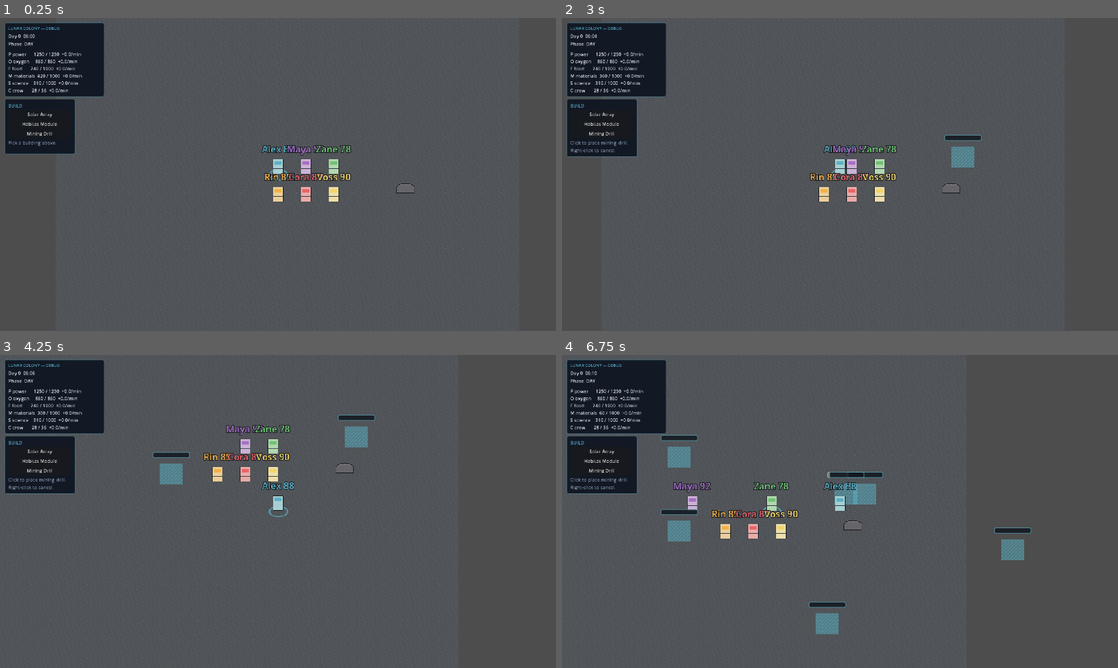
Above: before the commit, frames 1-4 (two rows, left to right).
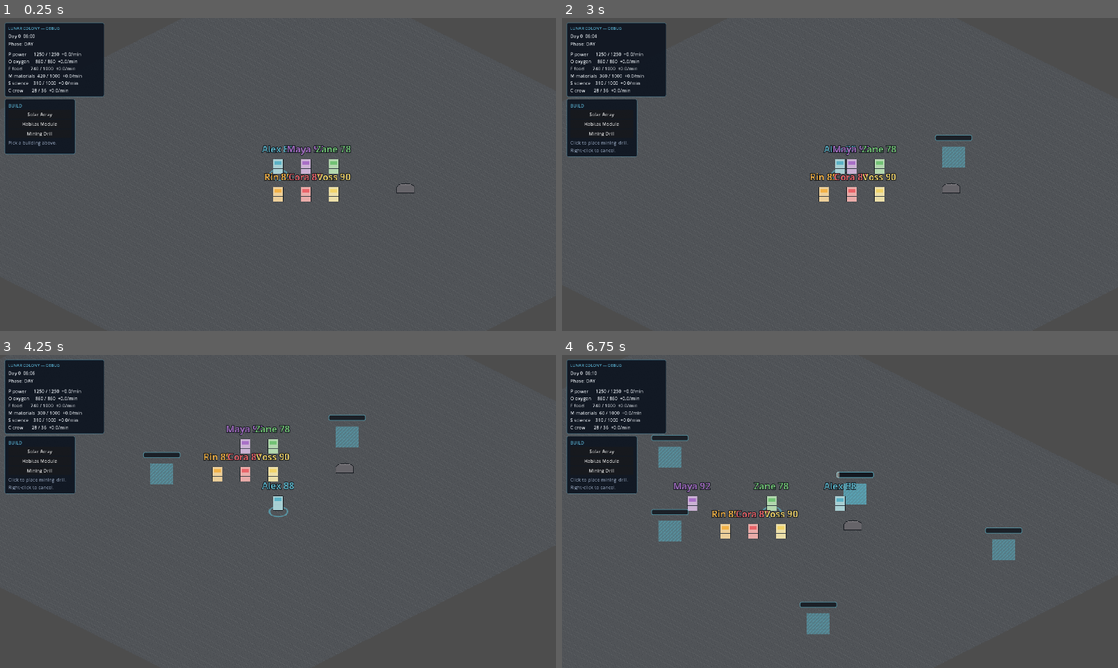
Above: after the commit, the same moments.

Repository: veyyz/mission-dashboard
Game: Godot game, scene res://scenes/world/Ground.tscn
Two runs of this game, one before a commit and one after it. Both use one fixed random seed, a clock stepped at 60 frames per second and the inputs below.
Inputs (mouse positions are in pixels of both pictures, inside the frame that each line leads up to):
- Up to frame 1 (0.25 s): no input
- Up to frame 2 (3 s): click "Solar Array" at 0.5 s; click "Habitat Module" at 1.25 s; click "Mining Drill" at 2 s; tap Enter at 2.75 s; move the mouse to (962, 158) at 2.77 s; hold D (move_right) from 2.78 s (still down); tap G (collect_sample) at 2.85 s; click (962, 158) at 2.92 s
- Up to frame 3 (4.25 s): tap Enter at 3.5 s; move the mouse to (166, 527) at 3.52 s; release D (move_right) at 3.53 s; hold S (move_down) from 3.53 s (still down); tap F (deploy_probe) at 3.6 s; click (166, 527) at 3.67 s
- Up to frame 4 (6.75 s): tap Enter every 0.75 s from 4.25 to 6.5 s; move the mouse to (895, 442) at 4.27 s; release S (move_down) at 4.28 s; hold D (move_right) 4.28-5.03 s; tap R (scan) at 4.35 s; click (895, 442) at 4.42 s; move the mouse to (812, 574) at 5.02 s; hold W (move_up) 5.03-5.78 s; tap 1 (select_crew_1) at 5.1 s; click (812, 574) at 5.17 s; move the mouse to (1006, 558) at 5.77 s; hold A (move_left) from 5.78 s (still down); tap 2 (select_crew_2) at 5.85 s; click (1006, 558) at 5.92 s; move the mouse to (673, 464) at 6.52 s; tap 3 (select_crew_3) at 6.6 s; click (673, 464) at 6.67 s

The runs differ from the first frame. In frame 1, 0.2% of the frame differs, in the area x 0-100%, y 0-100%; in frame 2, 0.5%; in frame 3, 0.9%; in frame 4, 1.9%.

Commit message:
phase 5.5: migrate world tilemap to true isometric per spec §6
- ground.gd builds iso TileSet at runtime: tile_shape=ISOMETRIC, tile_layout=DIAMOND_DOWN, tile_size=(64,32). Generates a 64x32 diamond placeholder texture with sparse speckle; transparent outside the diamond.
- TileData.texture_origin = (0, -16) per pixellab godot/isometric-tiles doc, so adjacent diamonds tessellate without seams.
- Painted cell range (-12..12)x(-12..12) renders as a diamond patch on screen (was a square 25x25 with the old top-down tiles).
- Ground.tscn TileMapLayer now has y_sort_enabled=true so multi-cell buildings/crew sort against the iso grid.
- BuildPlacementController._snap rewritten to use TileMapLayer.local_to_map / map_to_local for iso-aware cell snapping. _world_to_cell helper added for grid_pos in EventBus.building_placed signals.
- All four phase tests (2/3/4/5) regression-pass after the conversion.

Diff:
--- a/godot/art_queue.json
+++ b/godot/art_queue.json
@@ -14,16 +14,17 @@
     "round_3_size64_chibi":             { "_note": "deleted mid-flight (md updated to size=128)." },
     "round_4_size128_chibi_athletic":   { "_note": "rejected — fitness-model body language. Deleted." },
     "round_5_size128_stylized_anime":   { "_note": "rejected — portrait-like results. Deleted." },
-    "round_6_size128_stylized_jrpg":    { "_note": "rejected — outputs read as casual streetwear (park ranger / catsuit) because 'spacesuit' alone wasn't enough. Deleted." },
-    "round_7_size128_stylized_astronaut_tells": { "_note": "user aborted before full results landed — deleted to retry with same prompts (stochastic re-roll).", "alex": "d8e0485b-6e64-4ce3-a7b7-1a55e6bd3bd2", "maya": "d9efc706-0a0e-4d38-9a5f-133ab53b6d70", "zane": "f26de161-316c-4c7b-8c6a-9cba2b058834", "rin": "8d919283-e14e-4c3a-b56d-3e80d65e5620", "medic": "d208326b-275a-4f17-9b33-324b1a3f6371", "commander": "d6217069-9fca-46b4-8e66-1f752118c994" }
+    "round_6_size128_stylized_jrpg":    { "_note": "rejected — casual streetwear. Deleted." },
+    "round_7_size128_astronaut_tells":  { "_note": "user aborted before full results. Deleted." },
+    "round_8_size128_astronaut_reroll": { "_note": "rejected — chars looked like color-swapped siblings. Md updated with sibling-problem fix (distinct age/build/ethnicity/hair/expression per char) + angular suit silhouette. Deleted." }
   },
   "characters": [
-    { "name": "alex",      "id": "507f6045-6688-4210-8e40-2dfd838d2ece", "role": "engineer",  "round": 8, "size": 128, "n_directions": 8, "proportions": "stylized", "style": "lunar_colony_character_generation.md verbatim — astronaut tells (sealed pressure suit / rigid chest module / neck ring / life support backpack / pressure gauntlet gloves / pressurized boots) + JRPG suffix", "status": "queued", "integrated": false, "queued_at": "2026-05-01" },
-    { "name": "maya",      "id": "4ce86526-d4db-41bd-9870-1a80a8a7b7be", "role": "scientist", "round": 8, "size": 128, "n_directions": 8, "proportions": "stylized", "style": "lunar_colony_character_generation.md verbatim — astronaut tells", "status": "queued", "integrated": false, "queued_at": "2026-05-01" },
-    { "name": "zane",      "id": "518e56f0-4ee3-4c21-83ba-4a08e4b771fb", "role": "botanist",  "round": 8, "size": 128, "n_directions": 8, "proportions": "stylized", "style": "lunar_colony_character_generation.md verbatim — astronaut tells", "status": "queued", "integrated": false, "queued_at": "2026-05-01" },
-    { "name": "rin",       "id": "164b2fae-fc70-4425-a1df-ed0e89ddb612", "role": "geologist", "round": 8, "size": 128, "n_directions": 8, "proportions": "stylized", "style": "lunar_colony_character_generation.md verbatim — astronaut tells", "status": "queued", "integrated": false, "queued_at": "2026-05-01" },
-    { "name": "medic",     "id": "24230fed-9096-4481-9a76-620c9f57b883", "role": "medic",     "round": 8, "size": 128, "n_directions": 8, "proportions": "stylized", "style": "lunar_colony_character_generation.md verbatim — astronaut tells", "status": "queued", "integrated": false, "queued_at": "2026-05-01" },
-    { "name": "commander", "id": "1ce33025-4bee-4ac1-ac53-b4e50f7f3f58", "role": "commander", "round": 8, "size": 128, "n_directions": 8, "proportions": "stylized", "style": "lunar_colony_character_generation.md verbatim — astronaut tells + helmet-clipped-to-belt", "status": "queued", "integrated": false, "queued_at": "2026-05-01" }
+    { "name": "alex",      "id": "fae34c5a-b5df-4831-94d7-140f30956384", "role": "engineer",  "round": 9, "size": 128, "n_directions": 8, "proportions": "stylized", "style": "lunar_colony_character_generation.md verbatim — distinct age/build/ethnicity/expression + angular suit + astronaut tells. Suffix: 'JRPG-style game sprite, clean pixel art' only", "status": "queued", "integrated": false, "queued_at": "2026-05-01" },
+    { "name": "maya",      "id": "f3d5cd12-eade-4617-a982-98922fb1203b", "role": "scientist", "round": 9, "size": 128, "n_directions": 8, "proportions": "stylized", "style": "30s, slim, East Asian, glasses + ponytail, focused half-smile", "status": "queued", "integrated": false, "queued_at": "2026-05-01" },
+    { "name": "zane",      "id": "77926287-e870-41bb-b10b-2ecf750dbe92", "role": "botanist",  "round": 9, "size": 128, "n_directions": 8, "proportions": "stylized", "style": "late 40s, stocky, weathered tan, salt-pepper beard, paternal smile", "status": "queued", "integrated": false, "queued_at": "2026-05-01" },
+    { "name": "rin",       "id": "9ee1c7c8-27f4-4a68-9ff6-b4e09efd7e42", "role": "geologist", "round": 9, "size": 128, "n_directions": 8, "proportions": "stylized", "style": "early 20s, athletic, South Asian, undercut, smirk", "status": "queued", "integrated": false, "queued_at": "2026-05-01" },
+    { "name": "medic",     "id": "a1301531-0a77-4ce2-86d9-e4552e8a8191", "role": "medic",     "round": 9, "size": 128, "n_directions": 8, "proportions": "stylized", "style": "30s, lean, dark brown skin, coily hair, calm reassuring", "status": "queued", "integrated": false, "queued_at": "2026-05-01" },
+    { "name": "commander", "id": "01673cba-74a3-4ef0-a7d9-5f654ffb392d", "role": "commander", "round": 9, "size": 128, "n_directions": 8, "proportions": "stylized", "style": "late 50s, strong, pale-lined, silver-grey practical cut, authoritative softened by smile", "status": "queued", "integrated": false, "queued_at": "2026-05-01" }
   ],
   "animations": [],
   "buildings": [
--- a/godot/scenes/world/Ground.tscn
+++ b/godot/scenes/world/Ground.tscn
@@ -15,6 +15,7 @@
 script = ExtResource("4_daynight")
 
 [node name="TileMapLayer" type="TileMapLayer" parent="."]
+y_sort_enabled = true
 
 [node name="YSort" type="Node2D" parent="."]
 y_sort_enabled = true
--- a/godot/scripts/buildings/build_placement_controller.gd
+++ b/godot/scripts/buildings/build_placement_controller.gd
@@ -11,7 +11,6 @@
 ## Test entry point: `place_building(key, world_pos)` bypasses the ghost
 ## preview UI so tests don't need to simulate cursor movement.
 
-const TILE_SIZE: int = 32
 const CONSTRUCTION_SITE_SCENE := preload("res://scenes/buildings/ConstructionSite.tscn")
 
 signal placement_failed(reason: String)
@@ -19,10 +18,17 @@
 
 var _active_key: String = ""
 var _ghost: Sprite2D = null
+var _tile_layer: TileMapLayer = null
 
 
 func _ready() -> void:
 	EventBus.building_placed.connect(_on_building_placed)
+	# Find the world's iso TileMapLayer so we can snap to iso cells.
+	# The placement controller lives under YSort which is a sibling of
+	# TileMapLayer under Ground.
+	var ground: Node = get_parent().get_parent()
+	if ground != null:
+		_tile_layer = ground.find_child("TileMapLayer", true, false) as TileMapLayer
 
 
 func is_placing() -> bool:
@@ -87,7 +93,7 @@
 	get_parent().add_child(site)
 	site.global_position = _snap(world_pos)
 
-	var grid_pos := Vector2i(int(site.global_position.x / TILE_SIZE), int(site.global_position.y / TILE_SIZE))
+	var grid_pos: Vector2i = _world_to_cell(world_pos)
 	EventBus.building_placed.emit(key, grid_pos)
 	emit_signal("placement_succeeded", key, grid_pos)
 	if is_placing():
@@ -95,10 +101,22 @@
 	return site
 
 
-func _snap(pos: Vector2) -> Vector2:
-	var sx: float = floorf(pos.x / TILE_SIZE) * TILE_SIZE + TILE_SIZE * 0.5
-	var sy: float = floorf(pos.y / TILE_SIZE) * TILE_SIZE + TILE_SIZE * 0.5
-	return Vector2(sx, sy)
+## Snap to the iso cell under the cursor. Uses the TileMapLayer's
+## local_to_map / map_to_local helpers — handles iso geometry correctly
+## without us hand-rolling the diamond math.
+func _snap(global_pos: Vector2) -> Vector2:
+	if _tile_layer == null:
+		return global_pos
+	var local: Vector2 = _tile_layer.to_local(global_pos)
+	var cell: Vector2i = _tile_layer.local_to_map(local)
+	var snapped_local: Vector2 = _tile_layer.map_to_local(cell)
+	return _tile_layer.to_global(snapped_local)
+
+
+func _world_to_cell(global_pos: Vector2) -> Vector2i:
+	if _tile_layer == null:
+		return Vector2i.ZERO
+	return _tile_layer.local_to_map(_tile_layer.to_local(global_pos))
 
 
 func _ensure_ghost() -> void:
--- a/godot/scripts/world/ground.gd
+++ b/godot/scripts/world/ground.gd
@@ -1,16 +1,17 @@
 extends Node2D
-## Phase-4 ground scene controller.
-## - Builds a placeholder regolith tileset and paints a 25x25 patch.
+## Phase-5.5 ground scene controller — true isometric.
+## - Builds a placeholder iso regolith tileset (`tile_shape = 1` Isometric,
+##   `tile_layout = 5` Diamond Down, `tile_size = Vector2i(64, 32)`) per
+##   `futurequest_lunar_mission_godot.md` §6.
+## - Paints a square cell range that renders as a diamond patch on screen.
 ## - Spawns a NavigationRegion2D covering the playable area for crew pathfinding.
-## - Spawns 6 crew members (one per role) and parents them under the
-##   `CrewSelectionManager` (a.k.a. CrewContainer) so input + selection
-##   logic lives in one place.
-## - Hands a Camera2D to the first crew (Alex) so the existing follow-camera
-##   contract from Phase 2 still holds.
+## - Spawns 6 crew members under `CrewSelectionManager`.
+## - Hands a Camera2D to the first crew (Alex).
 
-const TILE_SIZE: int = 32
-const MAP_RADIUS: int = 12  # cells outward from (0,0); 25x25 painted patch
-const NAV_HALF_EXTENT: float = 2000.0
+const TILE_W: int = 64
+const TILE_H: int = 32
+const MAP_RADIUS: int = 12  # cells outward from (0,0)
+const NAV_HALF_EXTENT: float = 2400.0
 
 const CREW_SCENE := preload("res://scenes/crew/CrewMember.tscn")
 
@@ -38,26 +39,63 @@
 	])
 
 
+## Builds a runtime iso TileSet. Real Pixellab Wang regolith tiles swap in
+## via the per-phase art swap-in pass once `art_queue.terrain.regolith_to_rocky`
+## lands.
 func _build_placeholder_tileset() -> TileSet:
-	var img := Image.create(TILE_SIZE, TILE_SIZE, false, Image.FORMAT_RGBA8)
-	img.fill(Color(0.32, 0.34, 0.38))
-	for x in range(0, TILE_SIZE):
-		for y in range(0, TILE_SIZE):
-			if (x * 7 + y * 13) % 23 == 0:
-				img.set_pixel(x, y, Color(0.27, 0.29, 0.33))
-			elif (x * 5 + y * 3) % 31 == 0:
-				img.set_pixel(x, y, Color(0.38, 0.40, 0.44))
+	var img := _build_diamond_image(Color(0.32, 0.34, 0.38))
 	var tex := ImageTexture.create_from_image(img)
+
 	var ts := TileSet.new()
-	ts.tile_size = Vector2i(TILE_SIZE, TILE_SIZE)
+	ts.tile_shape = TileSet.TILE_SHAPE_ISOMETRIC
+	ts.tile_layout = TileSet.TILE_LAYOUT_DIAMOND_DOWN
+	ts.tile_size = Vector2i(TILE_W, TILE_H)
+
 	var src := TileSetAtlasSource.new()
 	src.texture = tex
-	src.texture_region_size = Vector2i(TILE_SIZE, TILE_SIZE)
+	src.texture_region_size = Vector2i(TILE_W, TILE_H)
 	src.create_tile(Vector2i.ZERO)
+
+	# Anchor the diamond top to the cell's top vertex so adjacent cells
+	# tessellate without seams. (Pixellab godot/isometric-tiles doc:
+	# tile_size=(32,16) → texture_origin=(0,-8); we use 64x32 → (0,-16).)
+	var data: TileData = src.get_tile_data(Vector2i.ZERO, 0)
+	data.texture_origin = Vector2i(0, -TILE_H / 2)
+
 	ts.add_source(src, 0)
 	return ts
 
 
+## Procedurally generates a 64x32 diamond filled with `color`, transparent
+## outside the diamond, with sparse speckle for visual interest. Inscribed
+## diamond uses 2:1 aspect ratio per the iso tile_size.
+func _build_diamond_image(color: Color) -> Image:
+	var img := Image.create(TILE_W, TILE_H, false, Image.FORMAT_RGBA8)
+	img.fill(Color(0, 0, 0, 0))
+	var dark: Color = Color(0.27, 0.29, 0.33)
+	var hl: Color = Color(0.38, 0.40, 0.44)
+	for y in range(TILE_H):
+		# Diamond half-width at this row (2:1 aspect, full at center rows).
+		var dy_from_center: int
+		if y < TILE_H / 2:
+			dy_from_center = TILE_H / 2 - 1 - y
+		else:
+			dy_from_center = y - TILE_H / 2
+		var hw: int = (TILE_W / 2) - dy_from_center * (TILE_W / TILE_H)
+		var start_x: int = TILE_W / 2 - hw
+		var end_x: int = TILE_W / 2 + hw
+		for x in range(maxi(0, start_x), mini(TILE_W, end_x)):
+			var c: Color = color
+			if (x * 5 + y * 7) % 13 == 0:
+				c = dark
+			elif (x * 3 + y * 11) % 17 == 0:
+				c = hl
+			img.set_pixel(x, y, c)
+	return img
+
+
+## Paints a diamond patch of cells. With Diamond Down layout, painting a
+## square coord range around (0,0) renders as a diamond on screen.
 func _paint_ground() -> void:
 	for x in range(-MAP_RADIUS, MAP_RADIUS + 1):
 		for y in range(-MAP_RADIUS, MAP_RADIUS + 1):
Not shown, added: godot/logs/iso_build.log
Not shown, added: godot/logs/iso_phase_2.log
Not shown, added: godot/logs/iso_phase_3.log
Not shown, added: godot/logs/iso_phase_4.log
Not shown, added: godot/logs/iso_phase_5.log
Not shown, changed: lunar_colony_character_generation.md
